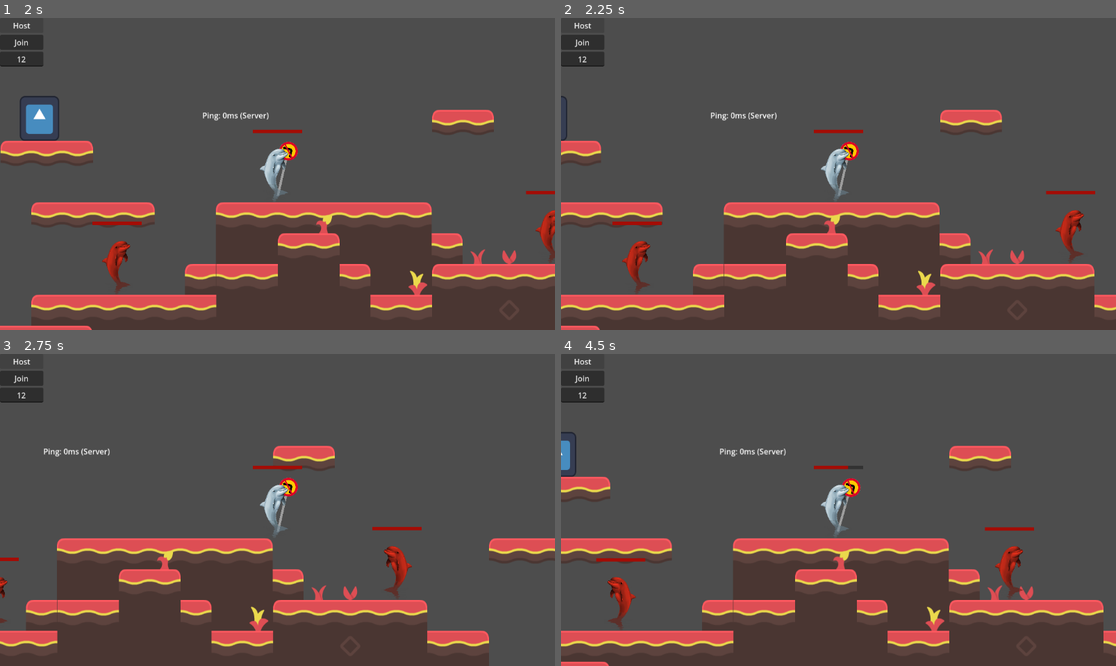
Above: before the commit, frames 1-4 (two rows, left to right).
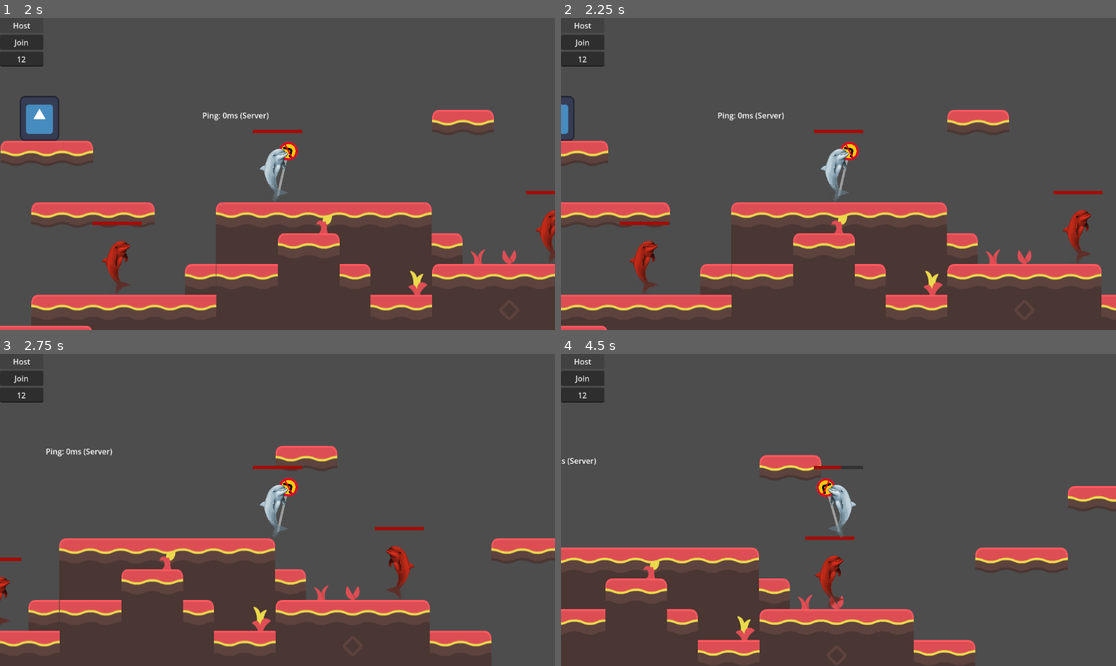
Above: after the commit, the same moments.

Repository: A-vd-E/Eget-spel
Game: Godot game, scene res://scenes/main.tscn
Same seed, same stepped clock (60 frames per second), same inputs: the game is played once before the commit and once after it. The engine's default icon, where the game draws it, is replaced by a stand-in: a white triangle on a blue panel in a dark square.
Inputs (mouse positions are in pixels of both pictures, inside the frame that each line leads up to):
- Up to frame 1 (2 s): click (22, 58) at 0.52 s; type "12" at 0.6 s; click "Host" at 1.25 s
- Up to frame 2 (2.25 s): hold D (right) from 2.03 s (still down); tap C (dash) at 2.1 s
- Up to frame 3 (2.75 s): keep holding D (right); tap X (melee_attack) at 2.3 s
- Up to frame 4 (4.5 s): tap X (melee_attack) at 2.85, 3.8, 4.35 s; tap C (dash) at 3.05, 3.6 s; release D (right) at 3.53 s; hold A (left) 3.53-4.28 s; hold D (right) from 4.28 s (still down)

Frame 1 is identical in both runs. In frame 2, 5.9% of the frame differs, in the area x 0-100%, y 24-100%; in frame 3, 2.5%; in frame 4, 28%.
Error in both runs: Invalid assignment of property or key 'visible' with value of type 'bool' on a base object of type 'null instance'. (res://scripts/networking/main.gd:28)

Commit message:
Added basic working states. Currently a synching bug that makes it seem like other players move at twice speed

Diff:
--- a/scenes/player.tscn
+++ b/scenes/player.tscn
@@ -12,6 +12,7 @@
 [ext_resource type="Script" uid="uid://cgsfsyyqyr1xh" path="res://scripts/states/idle_state.gd" id="9_y4r1p"]
 [ext_resource type="Script" uid="uid://bmtsnkf7xk3ws" path="res://scripts/states/jump_state.gd" id="10_d2wvv"]
 [ext_resource type="Script" uid="uid://c0arskwrttllr" path="res://scripts/states/walk_state.gd" id="11_3v2ag"]
+[ext_resource type="Script" uid="uid://bij3pej27y3os" path="res://scripts/states/dash_state.gd" id="12_3v2ag"]
 
 [sub_resource type="SceneReplicationConfig" id="SceneReplicationConfig_tuyoq"]
 properties/0/path = NodePath(".:player_id")
@@ -112,11 +113,8 @@
 position = Vector2(-42.857143, 28.57143)
 shape = SubResource("RectangleShape2D_g2els")
 
-[node name="dash_timer" type="Timer" parent="." unique_id=675862883]
-wait_time = 0.2
-
-[node name="dash_again_timer" type="Timer" parent="." unique_id=842854450]
-wait_time = 0.5
+[node name="Node2D" type="Node2D" parent="." unique_id=1405311707]
+position = Vector2(0, -2)
 
 [node name="Camera2D" type="Camera2D" parent="." unique_id=452903423]
 position_smoothing_speed = 9.0
@@ -195,7 +193,17 @@
 script = ExtResource("11_3v2ag")
 metadata/_custom_type_script = "uid://c0arskwrttllr"
 
+[node name="DashState" type="Node" parent="StateMachine" unique_id=704110877]
+script = ExtResource("12_3v2ag")
+metadata/_custom_type_script = "uid://bij3pej27y3os"
+
+[node name="dash_again_timer" type="Timer" parent="StateMachine/DashState" unique_id=842854450]
+wait_time = 0.5
+
+[node name="dash_timer" type="Timer" parent="StateMachine/DashState" unique_id=675862883]
+wait_time = 0.2
+
 [connection signal="timeout" from="InputSynchronizer/jump_buffer_timer" to="InputSynchronizer" method="_on_jump_buffer_timer_timeout"]
-[connection signal="timeout" from="dash_timer" to="." method="_on_dash_timer_timeout"]
-[connection signal="timeout" from="dash_again_timer" to="." method="_on_dash_again_timer_timeout"]
 [connection signal="timeout" from="AttackComponent/attack_again_timer" to="AttackComponent" method="_on_attack_again_timer_timeout"]
+[connection signal="timeout" from="StateMachine/DashState/dash_again_timer" to="StateMachine/DashState" method="_on_dash_again_timer_timeout"]
+[connection signal="timeout" from="StateMachine/DashState/dash_timer" to="StateMachine/DashState" method="_on_dash_timer_timeout"]
--- a/scripts/player_controller.gd
+++ b/scripts/player_controller.gd
@@ -9,6 +9,7 @@
 @onready var input_synchronizer = $InputSynchronizer
 @onready var animation_player = $AnimationPlayer
 @onready var visuals = $Visuals
+@onready var state_machine = $StateMachine
 @export var sync_position: Vector2
 @export var sync_velocity: Vector2
 @export var correction_strength := 10.0 # Higher means more aggresive correction
@@ -65,6 +66,8 @@
 		if moving_direction != 0 and knockback_stun_time_left <= 0.0:
 			facing_direction = moving_direction
 
+		state_machine.physics_update(delta)
+		move_and_slide()
 		_apply_movement_from_input(delta)
 		sync_position = global_position
 		sync_velocity = velocity
@@ -77,6 +80,7 @@
 		if do_ranged_attack:
 			attack_component.ranged_attack()
 			do_ranged_attack = false
+
 	else:
 		_apply_network_movement(delta)
 
@@ -109,28 +113,13 @@
 		move_and_slide()
 		return # Exit early so player input is ignored during stun!
 
-	# Handles gravity
-	if not is_on_floor() and not dashing:
-		velocity += get_gravity() * delta
 
-	# Handles jump.
-	if do_jump and is_on_floor() and not dashing:
-		velocity.y = JUMP_VELOCITY
-		do_jump = false
 
-	# Handles dashing
-	if do_dash and can_dash:
-		dash()
-		do_dash = false
-
-	if not dashing:
-		if moving_direction:
-			velocity.x = moving_direction * SPEED
-		else:
-			velocity.x = move_toward(velocity.x, 0, SPEED)
-
-	move_and_slide()
-
+	## Handles dashing
+	#if do_dash and can_dash:
+		#dash()
+		#do_dash = false
+	#
 func _on_knockback_received(knockback: Vector2) -> void:
 	if multiplayer.is_server():
 		velocity = knockback
@@ -144,22 +133,25 @@
 func rpc_play_animation(anim_name: String):
 	animation_player.play(anim_name)
 
-func dash():
-	dashing = true
-	can_dash = false
-	# Dash duration
-	$dash_timer.start()
-	# Dash cooldown
-	$dash_again_timer.start()
-	velocity.x =  facing_direction * DASH_SPEED
-
-	velocity.y = 0
+#func dash():
+	#dashing = true
+	#can_dash = false
+	## Dash duration
+	#$dash_timer.start()
+	## Dash cooldown
+	#$dash_again_timer.start()
+	#velocity.x =  facing_direction * DASH_SPEED
+	#
+	#velocity.y = 0
 
 
+func apply_gravity(delta):
+	if not is_on_floor():
+		velocity += get_gravity() * delta
 
-func _on_dash_timer_timeout() -> void:
-	dashing = false
-
-
-func _on_dash_again_timer_timeout() -> void:
-	can_dash = true
+#func _on_dash_timer_timeout() -> void:
+	#dashing = false
+#
+#
+#func _on_dash_again_timer_timeout() -> void:
+	#can_dash = true
--- a/scripts/states/idle_state.gd
+++ b/scripts/states/idle_state.gd
@@ -7,9 +7,25 @@
 	print("Entering idle state")
 
 
-# For player input
-func handle_input(event: InputEvent):
-	if Input.is_action_pressed("left") or Input.is_action_pressed("right"):
+
+func physics_update(delta: float):
+
+	character.apply_gravity(delta)
+	if character.moving_direction == 0:
+		character.velocity.x = move_toward(
+			character.velocity.x,
+			0,
+			character.SPEED)
+
+
+	# Transition to walk
+	if character.moving_direction != 0:
 		state_machine.change_state("walkstate")
-	elif Input.is_action_pressed("jump"):
+		return
+
+	# Transition to jump
+	if character.do_jump and character.is_on_floor():
 		state_machine.change_state("jumpstate")
+
+	if character.do_dash and character.can_dash:
+		state_machine.change_state("dashstate")
--- a/scripts/states/jump_state.gd
+++ b/scripts/states/jump_state.gd
@@ -3,17 +3,34 @@
 
 func enter():
 	print("Entering jump state")
-	var character = state_machine.get_parent()
+
+	if character.do_jump and character.is_on_floor() and not character.dashing:
+		character.velocity.y = character.JUMP_VELOCITY
+		character.do_jump = false
+
+func physics_update(delta: float):
+
+	character.apply_gravity(delta)
+	if character.moving_direction:
+		character.velocity.x = character.moving_direction * character.SPEED
+
+	# Handles jump.
 
 
-func physics_update(delta: float):
-	var character = state_machine.get_parent()
-
-	var direction = Input.get_axis("left", "right")
+	if character.moving_direction == 0:
+		character.velocity.x = move_toward(
+			character.velocity.x,
+			0,
+			character.SPEED)
+	if character.do_dash and character.can_dash:
+		state_machine.change_state("dashstate")
 
 	if character.is_on_floor():
-		if direction != 0:
+		if character.moving_direction != 0:
+			print("Teesting")
 			state_machine.change_state(	"walkstate")
-		elif direction == 0:
+			return
+		elif character.moving_direction == 0:
 			print("Test why")
 			state_machine.change_state(	"idlestate")
+			return
--- a/scripts/states/state.gd
+++ b/scripts/states/state.gd
@@ -2,7 +2,12 @@
 
 class_name State
 
+
+
 var state_machine: StateMachine
+var character:
+	get:
+		return state_machine.get_parent()
 
 # For initialization
 func enter():
--- a/scripts/states/state_machine.gd
+++ b/scripts/states/state_machine.gd
@@ -15,23 +15,26 @@
 	if initial_state:
 		change_state(initial_state.name.to_lower())
 # Called every frame. 'delta' is the elapsed time since the previous frame.
-func _process(delta: float) -> void:
+func update(delta: float) -> void:
 	if current_state:
 		current_state.update(delta)
 
-func _physics_process(delta: float) -> void:
+func physics_update(delta: float) -> void:
 	if current_state:
 		current_state.physics_update(delta)
 
-func _input(event: InputEvent) -> void:
-	if current_state:
-		current_state.handle_input(event)
 
 func change_state(new_state_name: String) -> void:
+
+	var new_state = states.get(new_state_name.to_lower())
+
+	if current_state == new_state:
+		return
 	if current_state:
 		current_state.exit()
 
-	current_state = states.get(new_state_name.to_lower())
+	current_state = new_state
+
 
 	if current_state:
 		current_state.enter()
--- a/scripts/states/walk_state.gd
+++ b/scripts/states/walk_state.gd
@@ -6,13 +6,20 @@
 
 # For movement
 func physics_update(delta: float):
-	var character = state_machine.get_parent()
-	var direction = Input.get_axis("left", "right")
 
-	if direction == 0:
+	if not character.is_on_floor():
+		character.apply_gravity(delta)
+
+	if character.moving_direction == 0:
 		state_machine.change_state("idlestate")
 		return
 
-func handle_input(event: InputEvent):
-	if Input.is_action_pressed("jump"):
+	if character.do_jump and character.is_on_floor():
 		state_machine.change_state("jumpstate")
+		return
+
+	if character.do_dash and character.can_dash:
+		state_machine.change_state("dashstate")
+
+	if character.moving_direction:
+		character.velocity.x = character.moving_direction * character.SPEED
